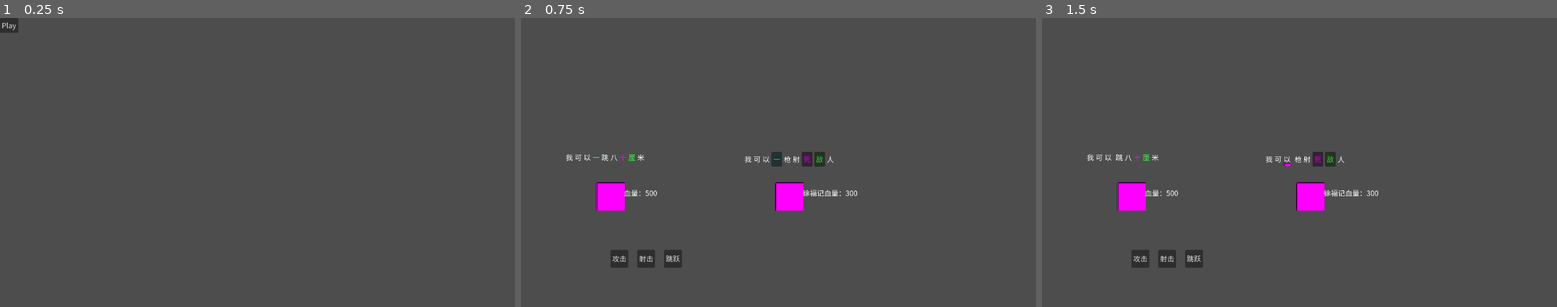
Above: before the commit, frames 1-3 (left to right).
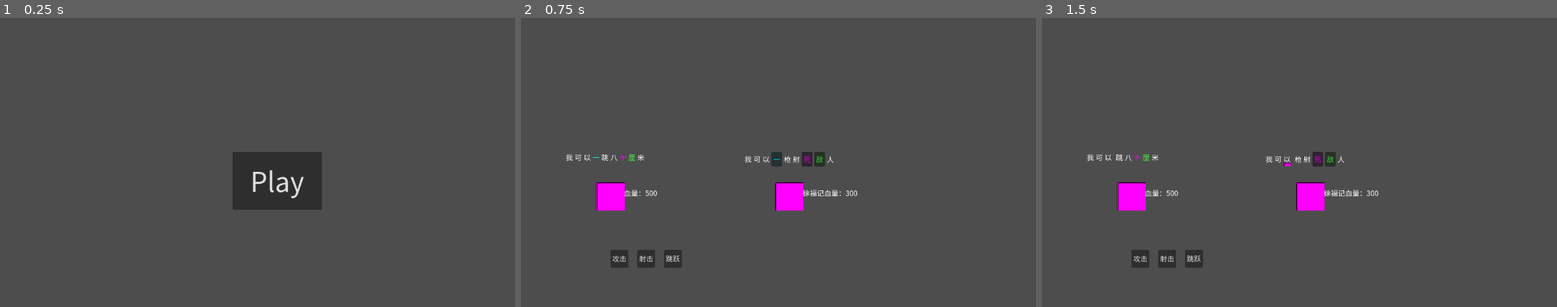
Above: after the commit, the same moments.

Repository: wangcocoo00/ziciyici
Game: Godot game, scene res://scenes/main_menu.tscn
Two runs of this game, one before a commit and one after it. Both use one fixed random seed, a clock stepped at 60 frames per second and the inputs below.
Inputs:
- Up to frame 1 (0.25 s): no input
- Up to frame 2 (0.75 s): click "Play" at 0.5 s
- Up to frame 3 (1.5 s): click "一" at 1.25 s

The runs differ from the first frame. In frame 1, 3.6% of the frame differs, in the area x 0-63%, y 0-67%; in frame 2, nothing differs; in frame 3, nothing differs.

Commit message:
第三次提交可玩版

Diff:
--- a/ziciyici/scenes/main_menu.tscn
+++ b/ziciyici/scenes/main_menu.tscn
@@ -9,6 +9,9 @@
 
 [node name="PlayButton" type="Button" parent="." unique_id=1965196325]
 layout_mode = 0
-offset_right = 8.0
-offset_bottom = 8.0
+offset_left = 520.0
+offset_top = 300.0
+offset_right = 720.0
+offset_bottom = 430.0
+theme_override_font_sizes/font_size = 60
 text = "Play"
--- a/ziciyici/scripts/bullet.gd
+++ b/ziciyici/scripts/bullet.gd
@@ -1,83 +1,66 @@
 class_name Bullet
 extends Area2D
 
-# ==================== 属性 ====================
 @export var speed: float = 400.0
 @export var direction: Vector2 = Vector2.LEFT
 @export var damage: int = 99999
 @export var can_hurt_shooter: bool = false
 @export var is_ricochet: bool = false
 
-# 屏幕宽度边界（左墙为反弹镜，右墙子弹消失）
 const LEFT_WALL_X: float = 0.0
-var screen_width: float = 1024.0  # 默认，会在 _ready 中获取实际值
+var screen_width: float = 1024.0
+var battle_ref: BattleManager = null
 
-# ==================== 信号 ====================
 signal bullet_finished()
 
-# ==================== 初始化 ====================
 func _ready() -> void:
-	# 获取实际视口宽度
+	print("子弹已生成，父节点：", get_parent().name, " 父节点类型：", get_parent().get_class())
 	var viewport_rect = get_viewport().get_visible_rect()
 	screen_width = viewport_rect.size.x
-	# 设置初始位置（从敌人位置发射，脚本外部设置 position）
+	battle_ref = get_parent() as BattleManager
 
-# ==================== 物理更新 ====================
 func _physics_process(delta: float) -> void:
+	print("子弹帧更新中，位置：", position, " 方向：", direction)
 	position += direction * speed * delta
 
-	# 左边界反弹或销毁
+	# 边界反弹或销毁
 	if position.x <= LEFT_WALL_X:
 		if is_ricochet and not can_hurt_shooter:
 			direction.x *= -1
 			can_hurt_shooter = true
-			# 反弹后稍微进入安全区域防止再次触发
 			position.x = LEFT_WALL_X + 1
 		else:
-			queue_free()
-			bullet_finished.emit()
+			queue_free_and_emit()
+			return
+	if position.x >= screen_width:
+		queue_free_and_emit()
+		return
+
+	# 手动距离检测碰撞
+	if not battle_ref or not is_inside_tree():
+		return
+
+	# 检查是否碰到玩家
+	var player_sprite = battle_ref.get_node_or_null("PlayerSprite") as Sprite2D
+	if player_sprite and not battle_ref.is_jumping:
+		if position.distance_to(player_sprite.position) < 30.0:
+			battle_ref.player_hp -= damage
+			battle_ref.update_hp_display()
+			battle_ref.check_victory()
+			queue_free_and_emit()
 			return
 
-	# 右边界销毁
-	if position.x >= screen_width:
+	# 检查是否碰到敌人
+	var enemy_sprite = battle_ref.get_node_or_null("EnemySprite") as Sprite2D
+	if enemy_sprite and can_hurt_shooter:
+		if position.distance_to(enemy_sprite.position) < 30.0:
+			battle_ref.enemy_hp -= damage
+			battle_ref.update_hp_display()
+			battle_ref.check_victory()
+			queue_free_and_emit()
+			return
+
+func queue_free_and_emit() -> void:
+	if is_inside_tree():
 		queue_free()
-		bullet_finished.emit()
-		return
-
-# ==================== 碰撞检测 ====================
-func _on_area_entered(area: Area2D) -> void:
-	# 这个方法在子弹的 Area2D 与其他 Area2D 重叠时调用
-	# 我们需要判断碰撞对象是玩家还是敌人，并造成伤害
-	_check_hit(area)
-
-func _on_body_entered(body: Node2D) -> void:
-	# 如果子弹的碰撞层设置为与身体碰撞，这里会触发
-	_check_hit(body)
-
-func _check_hit(node: Node) -> void:
-	if not is_inside_tree():
-		return
-
-	# 获取 BattleManager
-	var battle: BattleManager = get_parent() as BattleManager
-	if not battle:
-		queue_free()
-		bullet_finished.emit()
-		return
-
-	# 判断是否碰到玩家
-	if node.name == "PlayerSprite":
-		if not battle.is_jumping:
-			battle.player_hp -= damage
-			battle.check_victory()
-			queue_free()
-			bullet_finished.emit()
-		return
-
-	# 判断是否碰到敌人
-	if node.name == "EnemySprite" and can_hurt_shooter:
-		battle.enemy_hp -= damage
-		battle.check_victory()
-		queue_free()
-		bullet_finished.emit()
-		return
+	bullet_finished.emit()
